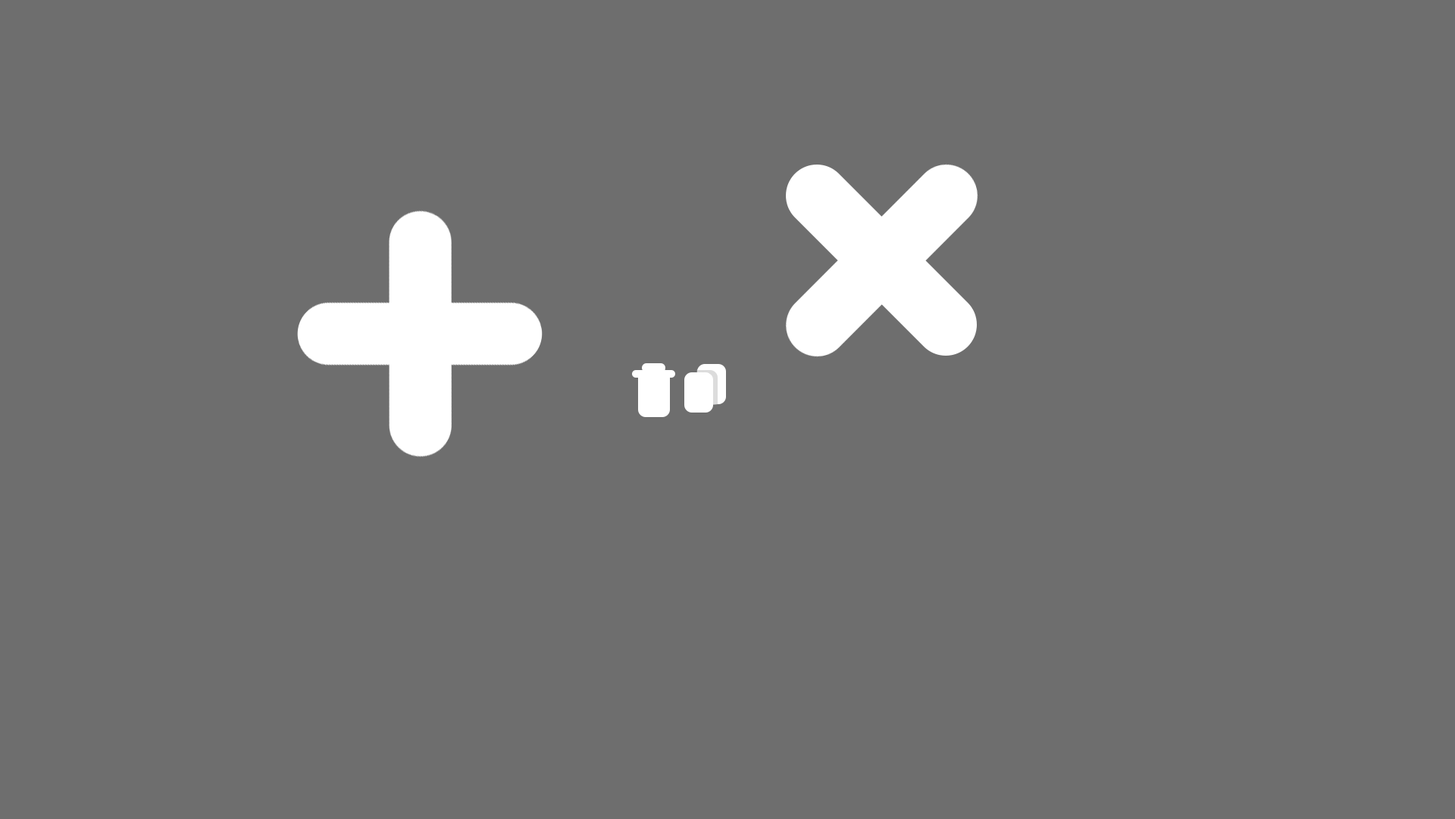
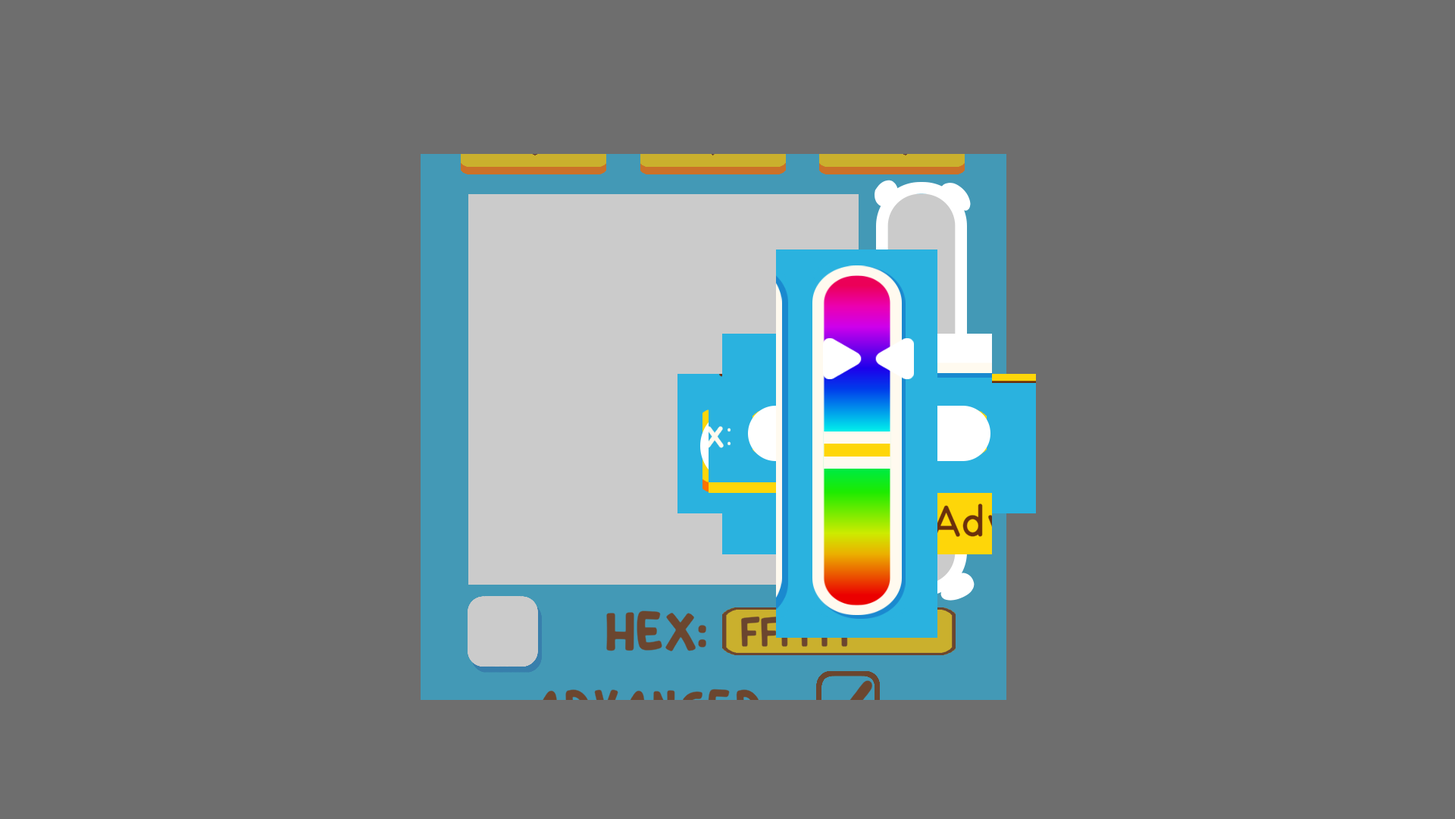
Layered file, before and after one edit (1455x819). Changes by layer:
added group "color" with 15 layers above "sliders" over [420, 153, 1037, 700]
added layer "hueTriangle" in group "color" over [823, 338, 915, 379]
added layer "Layer 13" in group "color" over [776, 249, 938, 638]
added layer "Rectangle 9" in group "color" over [748, 405, 991, 461]
added layer "Layer 12" in group "color" over [708, 394, 1006, 493]
added layer "currentColorBacking" in group "color" over [798, 400, 871, 473]
added layer "Layer 11" in group "color" over [722, 333, 993, 555]
added layer "advancedColorSelectorBacking" in group "color" over [700, 407, 959, 484]
added layer "Layer 10" in group "color" over [677, 373, 1037, 514]
added layer "hueCorners" in group "color" over [873, 179, 975, 601]
added layer "hueSliderOutline" in group "color" over [876, 181, 968, 596]
added layer "Layer 9" (64%) in group "color" over [420, 153, 1007, 700]
hid "Rectangle 5" over [632, 363, 676, 417]
hid "Layer 4" over [684, 363, 727, 413]
hid "cross copy 2" over [297, 209, 543, 458]
hid "cross copy" over [785, 163, 979, 358]
